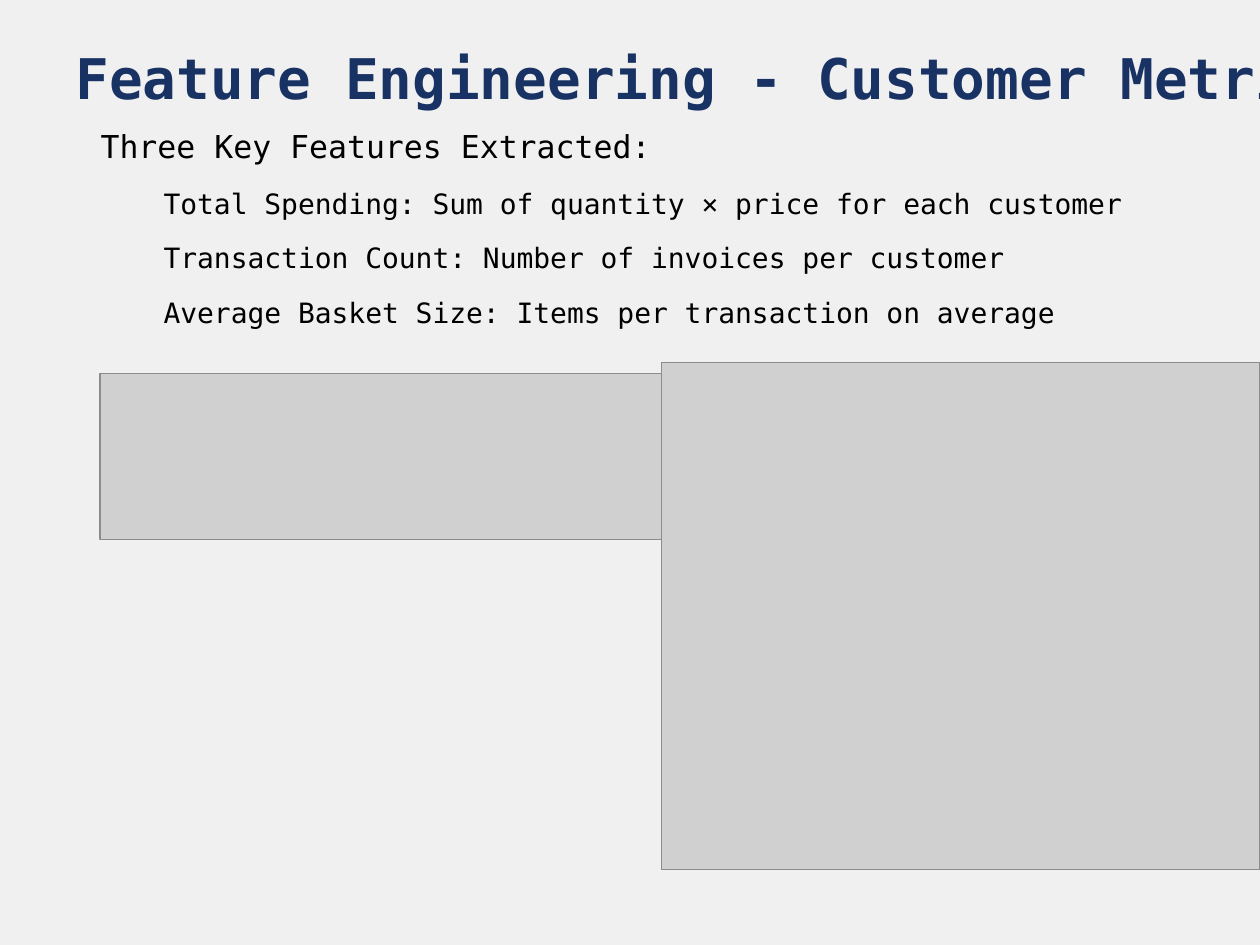
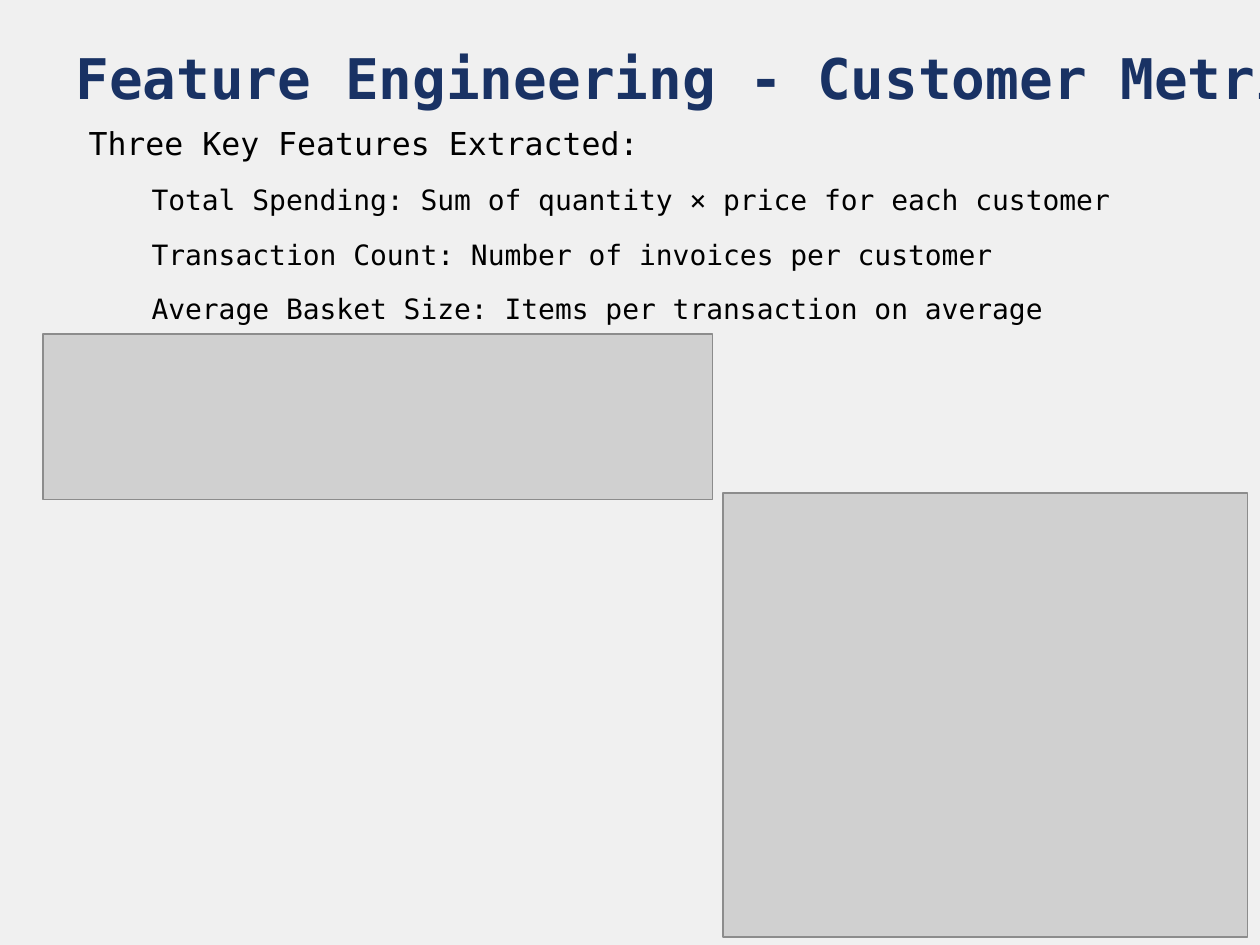
Before and after one commit to Arineitwe-Thomas/Final_Exam_Intelligent_Systems, a slide deck: slide 4 of qtn_2/Customer_Purchasing_Behavior_Analysis.pptx. Drawn at 1260x945 pixels with LibreOffice and Linux fonts; fonts in the diff are those of the drawing; grey boxes stand for pictures. Boxes give left, top, right and bottom in pixels: in the first picture for what was removed or moved away, otherwise in the second. Text is boxed around its words. In the diff, an @@ line names an element or a change of style, - is before the commit and + after.

Commit message:
Update customer purchasing behavior notebook

```diff
--- a/qtn_2/Customer_Purchasing_Behavior_Analysis.pptx
+++ b/qtn_2/Customer_Purchasing_Behavior_Analysis.pptx
@@ text "Three Key Features Extracted:": place and size @@
-text "Three Key Features Extracted:" at (101,134,1122,329)
+text "Three Key Features Extracted:" at (89,131,1110,325)
@@ picture: place and size @@
-picture at (100,374,770,539)
+picture at (43,334,713,499)
@@ picture: place and size @@
-picture at (662,363,1260,869)
+picture at (723,493,1247,936)
```
Also in this commit, not shown: 1 other slide changed, 1 other file.
